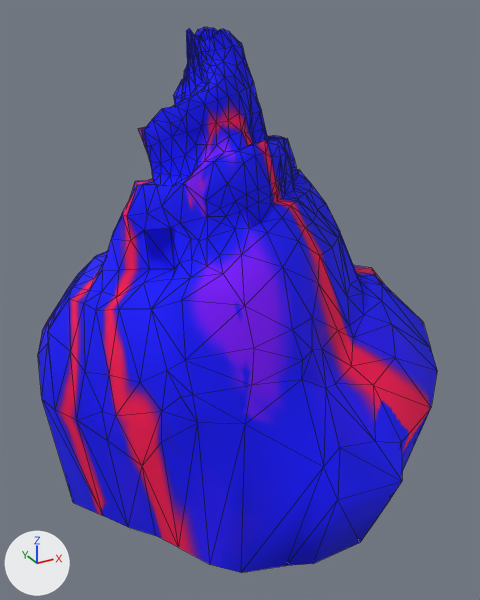
One commit to the COLLADA model Assets/Models/MountainShape.dae: the scene before it, then after it.
The view is the same before and after, from a camera (50 mm lens) standing at (-3.04, 1.13, 3.02) and looking at (-1.96, 3.09, 2.04). The axes (+X, +Y, +Z) are drawn at lower left. The lights are the same throughout. Mesh edges are drawn as thin lines.

Objects in the first picture: 'Mountain'.
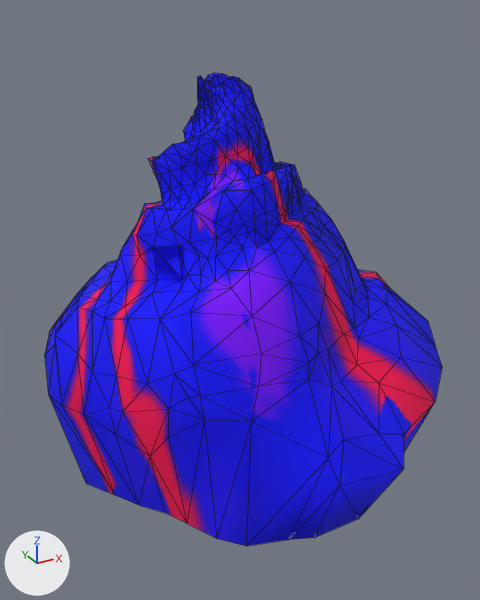
Where the change shows, as pixel boxes [x1, y1, x2, y2] in the pictures (480 x 600 px; the box of a moved part takes in the faces that stretch with it):
'Mountain', reshaped, moved, rescaled (13% shorter)
    before: [38, 27, 437, 573]
    after: [45, 73, 442, 546]
part 1 of me_mountainshape, moved or reshaped
    before: [42, 251, 431, 573]
    after: [49, 259, 435, 546]

Diff of the bpy script that builds the scene:
```diff
--- a/Assets/Models/MountainShape.dae.py
+++ b/Assets/Models/MountainShape.dae.py
@@ me_mountainshape @@
 # used by ob_mountain; location = (-2.215, 2.396, 1.884); rotation_euler = (-0.0388, -0.0561, -0.284), in degrees (-2.2, -3.2, -16); scale = (0.7, 0.7, 0.8)
-me_mountainshape.from_pydata(...)  # 870 vertices, 1708 faces; spans x -0.99..1.13, y 0.2..2.06, z -0.72..1.39
+me_mountainshape.from_pydata(...)  # 870 vertices, 1708 faces; spans x -0.99..1.09, y 0.22..2.06, z -0.72..1.39
+# me_mountainshape part 1: 82 of 870 vertices moved; they spanned x -0.96..1.13, y 0.2..2.06, z -0.72..0.48 and now span x -0.95..1.07, y 0.22..2.06, z -0.72..0.48; mean shift (0.02, 0.0, 0.0); largest move (-0.44, 1.88, 0.17) -> (-0.37, 1.86, 0.17)
 me_mountainshape.materials.append(mat_mountainpaint)
@@ ob_mountain @@
 ob_mountain = bpy.data.objects.new('Mountain', me_mountainshape)
-ob_mountain.location = (-2.215, 2.396, 1.884)
+ob_mountain.location = (-2.191, 2.396, 1.884)
 ob_mountain.rotation_euler = (-0.0388, -0.0561, -0.284)  # degrees (-2.2, -3.2, -16)
-ob_mountain.scale = (0.7, 0.7, 0.8)
+ob_mountain.scale = (0.7, 0.7, 0.7)
```
